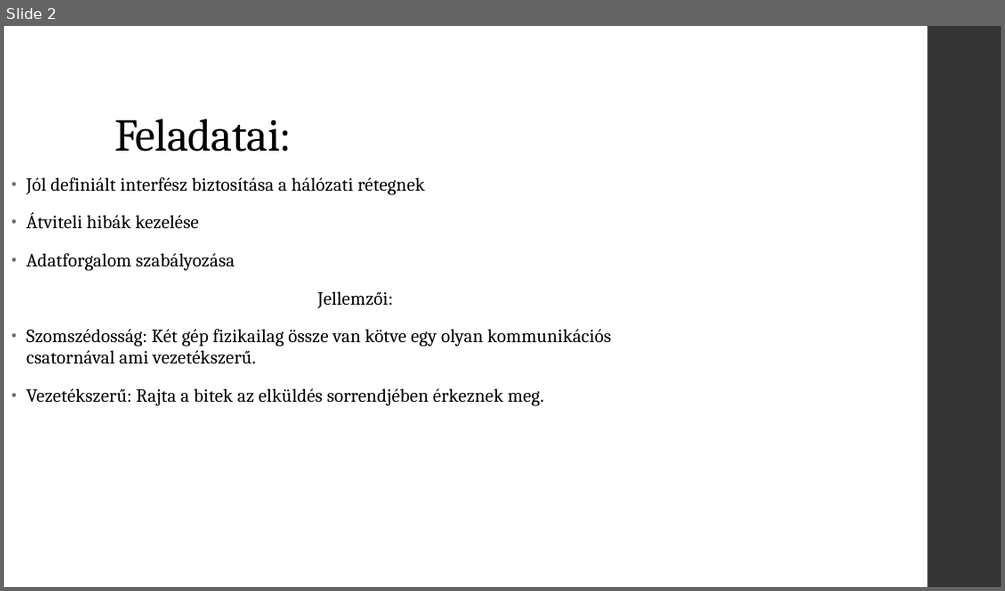
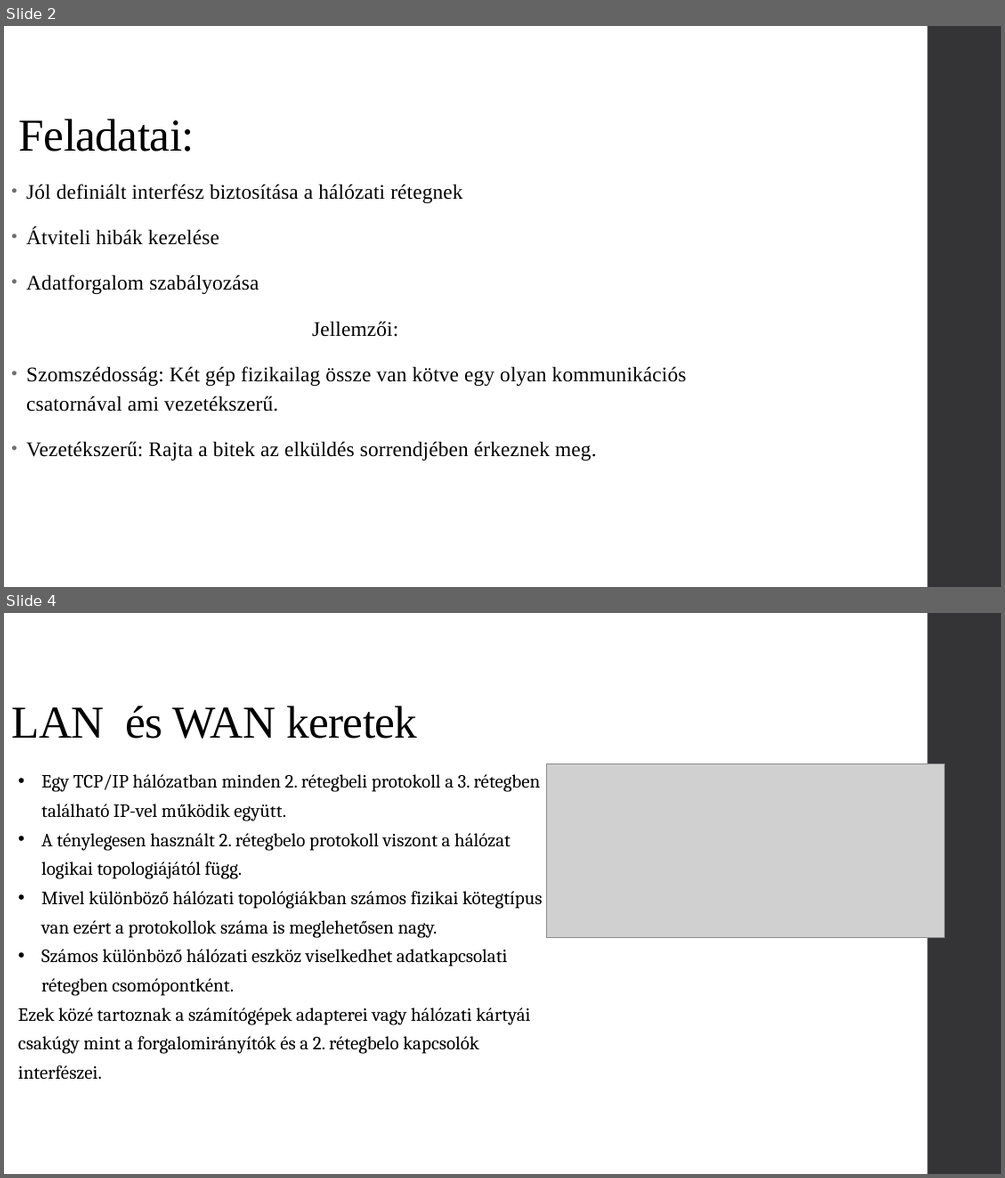
Before and after one commit to Feenc/sulishtml, a slide deck: cisco/cisco3.pptx. Shown one above the other, each under a label of ours: slide 2 before the commit, slides 2 and 4 after it; the slides between them are not shown. The pictures are 1005x591 and 1005x1178 pixels, drawn with LibreOffice and Linux fonts; fonts in the diff are those of the drawing; grey boxes stand for pictures. Boxes give left, top, right and bottom in pixels: in the first picture for what was removed or moved away, otherwise in the second. Text is boxed around its words. In the diff, an @@ line names an element or a change of style, - is before the commit and + after.

```diff
--- a/cisco/cisco3.pptx
+++ b/cisco/cisco3.pptx
@@ slide 4 added at (4, 613, 1001, 1174), background #FFFFFF; not listed: 1 template element that a slide beside it also shows @@
@@ title added at (11, 706, 418, 738), 44 pt, text #000000 @@
+LAN és WAN keretek
@@ picture added at (546, 764, 945, 938) @@
@@ text added at (18, 774, 542, 1079), 18 pt, text #000000 @@
+• Egy TCP/IP hálózatban minden 2. rétegbeli protokoll a 3. rétegben található IP-vel működik együtt.
+• A ténylegesen használt 2. rétegbelo protokoll viszont a hálózat logikai topologiájától függ.
+• Mivel különböző hálózati topológiákban számos fizikai kötegtípus van ezért a protokollok száma is meglehetősen nagy.
+• Számos különböző hálózati eszköz viselkedhet adatkapcsolati rétegben csomópontként.
+Ezek közé tartoznak a számítógépek adapterei vagy hálózati kártyái csakúgy mint a forgalomirányítók és a 2. rétegbelo kapcsolók interfészei.
@@ slide 2 changed as well @@
@@ title "Feladatai:": place and size @@
-title "Feladatai:" at (114, 119, 291, 151)
+title "Feladatai:" at (19, 119, 194, 151)
@@ title "Feladatai:" at (19, 119, 194, 151): font Cambria to Times New Roman @@
@@ text "Jól definiált interfész biztosítása a ..." at (26, 184, 687, 460): size 18 to 20 pt, font Cambria to Times New Roman; line spacing 0.95 to 28pt @@
```
Also in this commit, not shown: 1 other slide changed, 3 other slides added, 1 slide removed, 5 other files.
